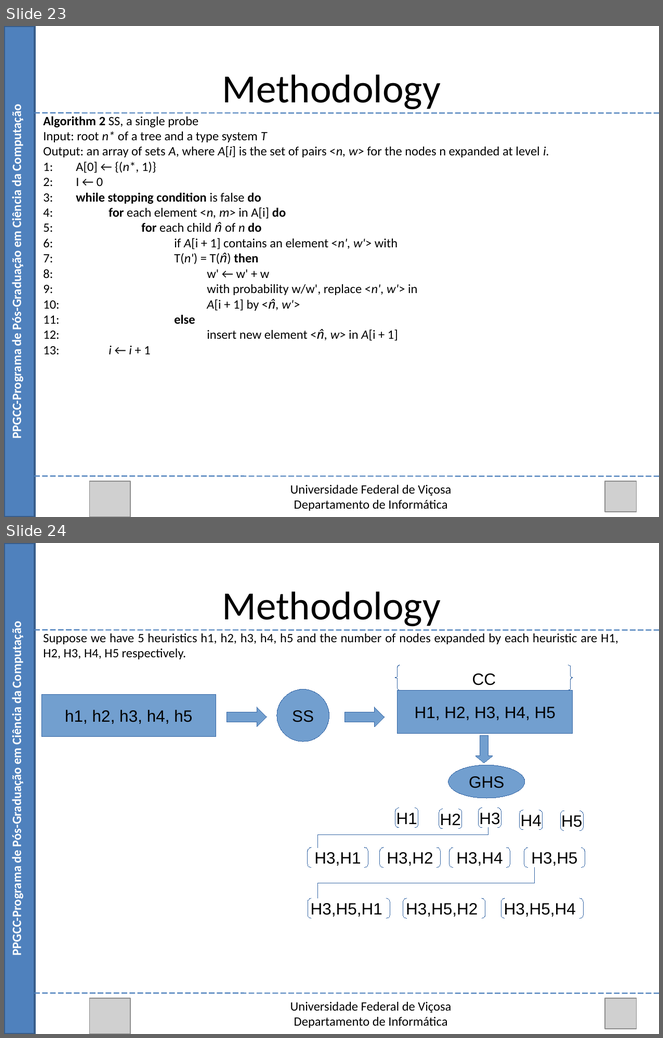
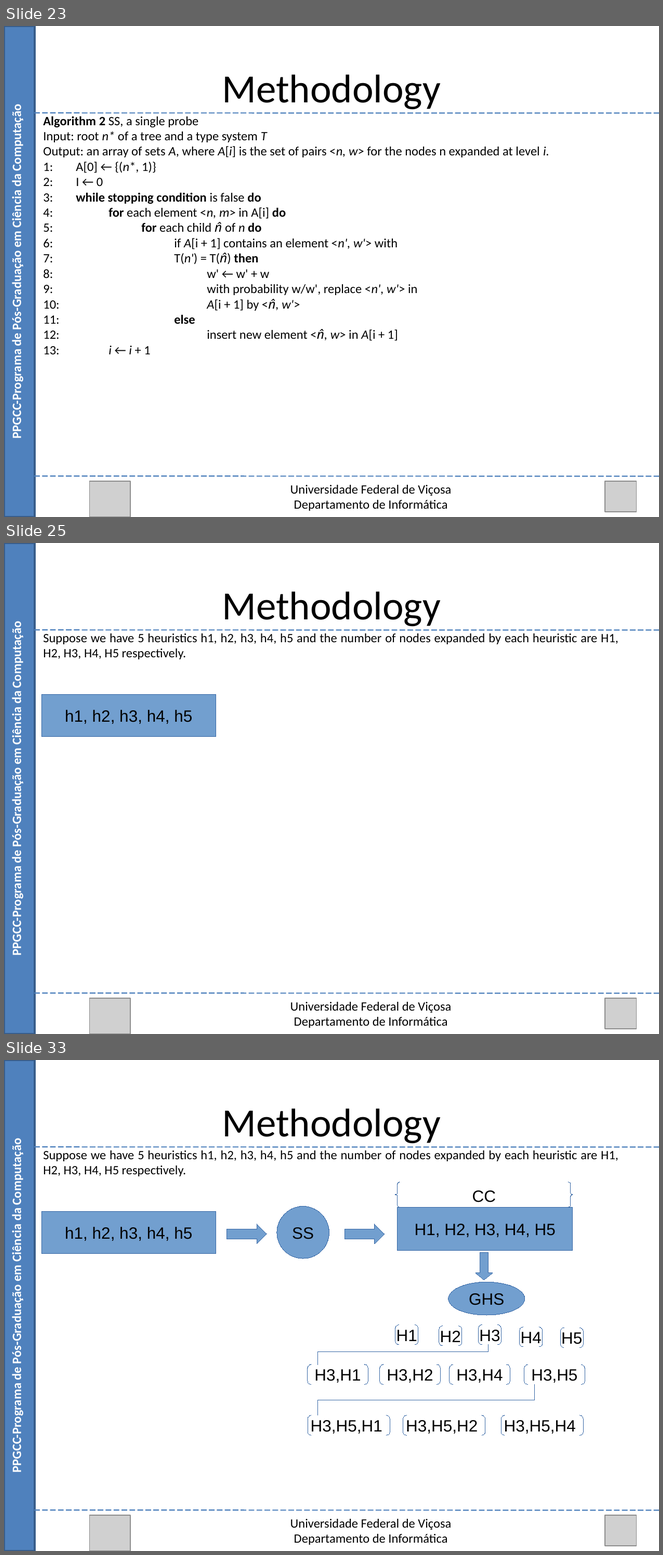
Before and after one commit to Marvinsky/research-marvin, a slide deck: latex/odp/selection heuristics.odp. Shown one above the other, each under a label of ours: slides 23 and 24 before the commit, slides 23, 25 and 33 after it; the slides between them are not shown. The pictures are 663x1038 and 663x1555 pixels, drawn with LibreOffice and Linux fonts; fonts in the diff are those of the drawing; grey boxes stand for pictures. Boxes give left, top, right and bottom in pixels: in the first picture for what was removed or moved away, otherwise in the second. Text is boxed around its words. In the diff, an @@ line names an element or a change of style, - is before the commit and + after.

Commit message:
30/07/15 update odp

```diff
--- a/latex/odp/selection heuristics.odp
+++ b/latex/odp/selection heuristics.odp
@@ slide 25 added at <box>4,543,659,1034</box>, background #FFFFFF @@
@@ rectangle added at <box>4,543,35,1034</box>, fill #4F81BD, outline #385D8A 2.01 pt @@
@@ text added at <box>222,591,441,627</box>, 44 pt, text #000000 @@
+Methodology
@@ text added at <box>9,628,25,954</box>, 14 pt, text #FFFFFF, bold @@
+PPGCC-Programa de Pós-Graduação em Ciência da Computação
@@ line added from (35, 630) to (659, 630), #4A7EBB 1.25 pt @@
@@ text added at <box>43,633,619,659</box>, 14 pt, text #000000 @@
+Suppose we have 5 heuristics h1, h2, h3, h4, h5 and the number of nodes expanded by each heuristic are H1, H2, H3, H4, H5 respectively.
@@ rectangle added at <box>41,694,216,736</box>, fill #729FCF, outline #3465A4 0 pt, 18 pt, text #000000 @@
+h1, h2, h3, h4, h5
@@ line added from (35, 994) to (659, 994), #4A7EBB 1.25 pt @@
@@ picture added at <box>89,999,130,1034</box> @@
@@ text added at <box>291,1002,451,1028</box>, 14 pt, text #000000 @@
+Universidade Federal de Viçosa
+Departamento de Informática
@@ picture added at <box>605,999,636,1029</box> @@
@@ what was slide 24 is now slide 33 @@
```
Also in this commit, not shown: 10 other slides added, 1 other file.
